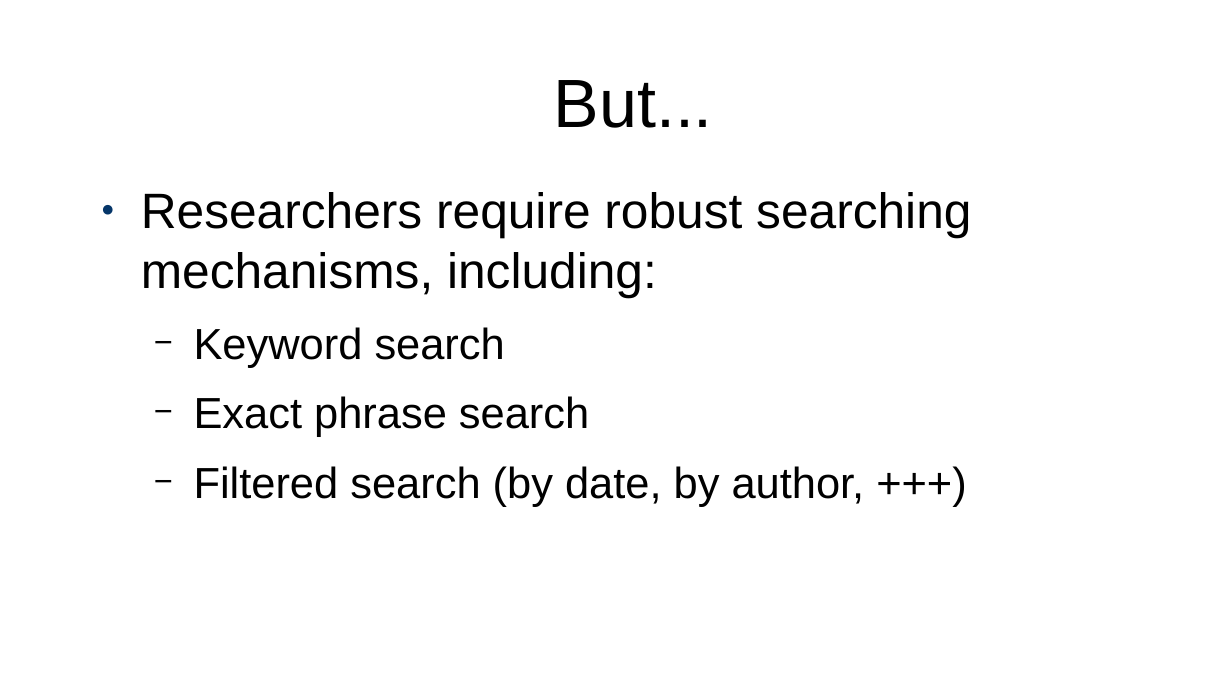
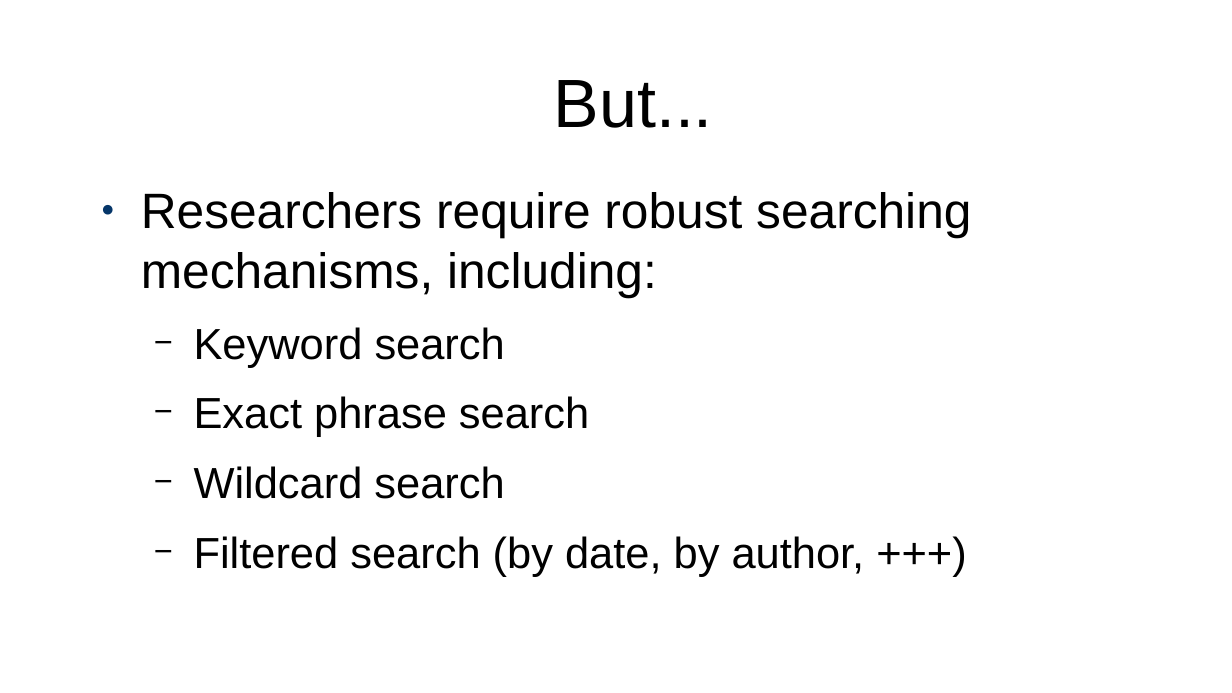
Before and after one commit to projectEndings/Endings, a slide deck: slide 10 of presentations/ubc2020/nineProjects.odp (slide 9 before the commit). Drawn at 1232x693 pixels with LibreOffice and Linux fonts; fonts in the diff are those of the drawing. Boxes give left, top, right and bottom in pixels: in the first picture for what was removed or moved away, otherwise in the second. Text is boxed around its words. In the diff, an @@ line names an element or a change of style, - is before the commit and + after.

```diff
--- a/presentations/ubc2020/nineProjects.odp
+++ b/presentations/ubc2020/nineProjects.odp
@@ text at [194, 466, 504, 499]: paragraph added @@
+  − Wildcard search
```
Also in this commit, not shown: 1 other slide changed, 4 slides added, 3 slides removed.
